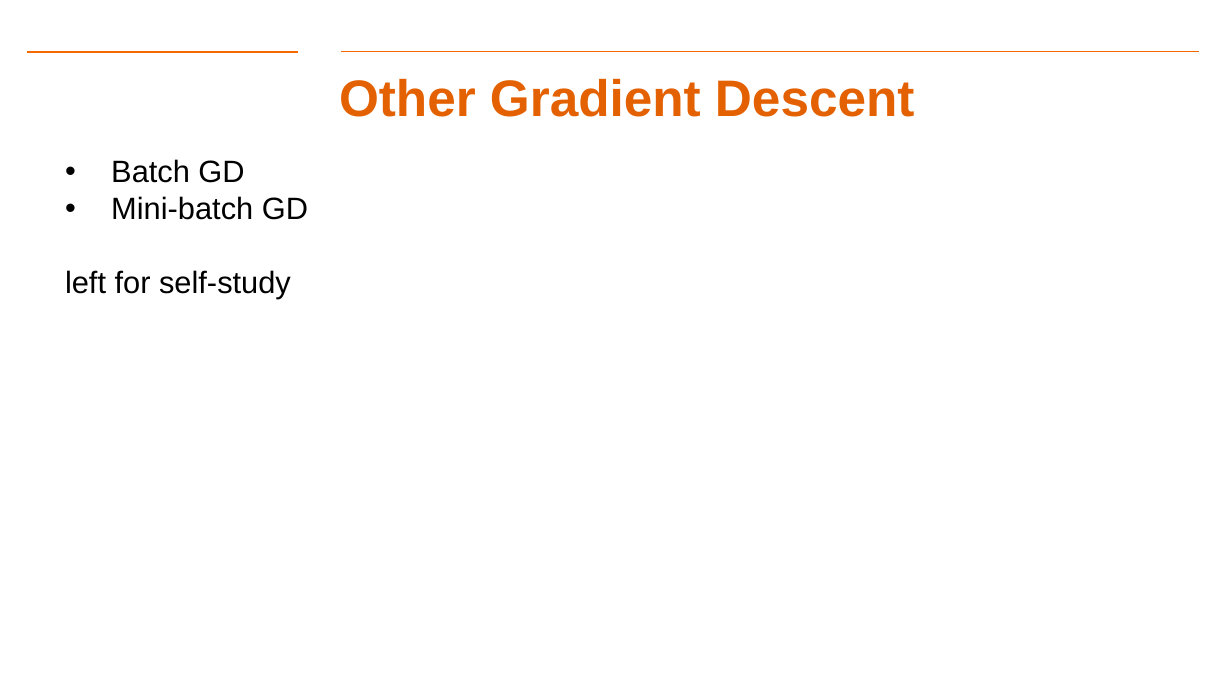
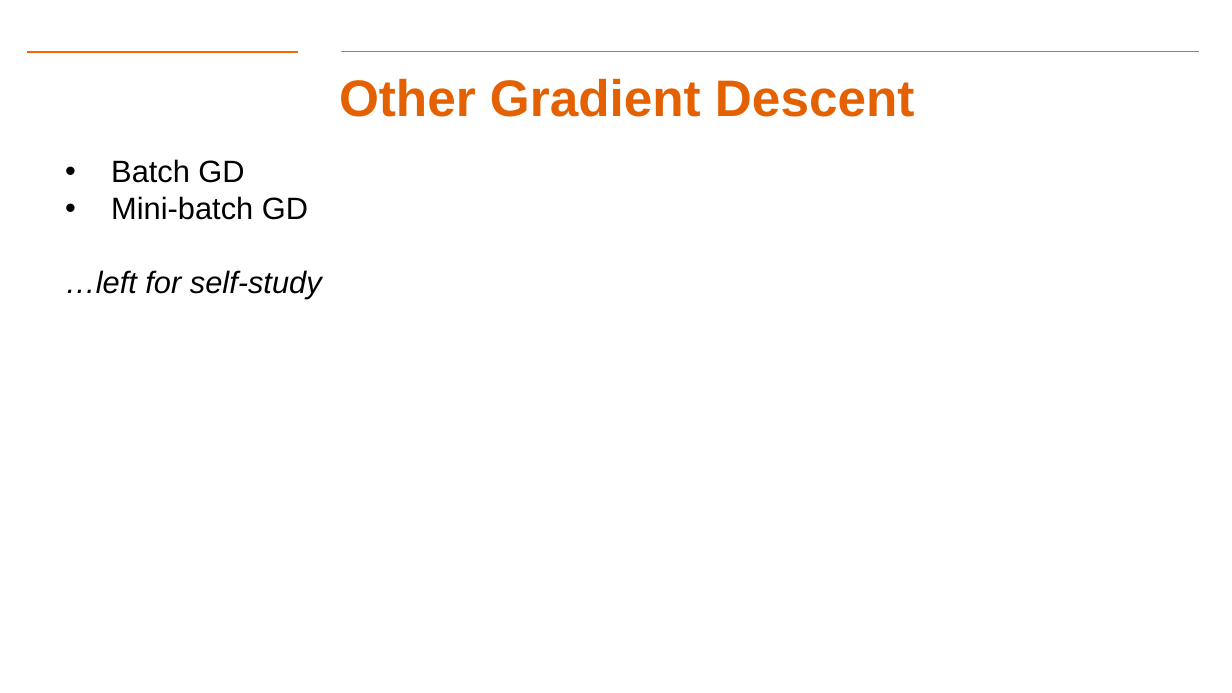
Before and after one commit to aiforsec/RIT-DSCI-633-FDS, a slide deck: slide 21 of Syllabus/Lecture04/Lec04.pptx. Drawn at 1232x693 pixels with LibreOffice and Linux fonts; fonts in the diff are those of the drawing; background and template pictures are left out. Boxes give left, top, right and bottom in pixels: in the first picture for what was removed or moved away, otherwise in the second. Text is boxed around its words. In the diff, an @@ line names an element or a change of style, - is before the commit and + after.

```diff
--- a/Syllabus/Lecture04/Lec04.pptx
+++ b/Syllabus/Lecture04/Lec04.pptx
@@ text at (65, 270, 322, 299): text changed; italic on @@
-left for self-study
+…left for self-study
```
Also in this commit, not shown: 8 other files.
